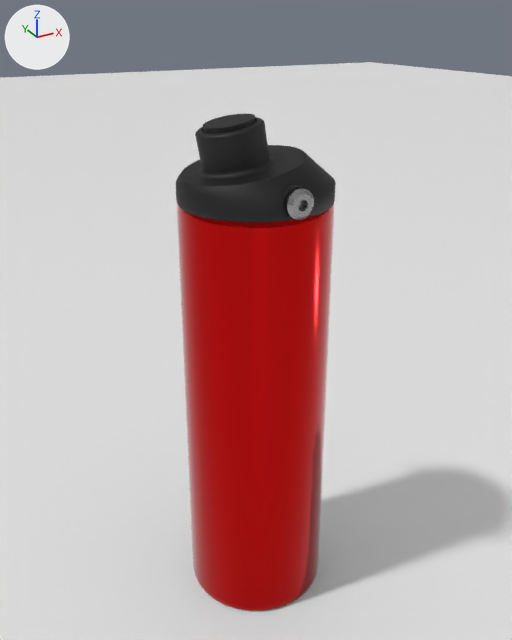
Two versions of the Blender file Render/Cormac Wilson/Render/Stanley Water Bottle.blend, one commit apart.
Both versions are drawn from a 50 mm lens placed at (-4.23, -7.7, 8.08), pointed at (0.06, 0.1, 4.19). Lighting does not change. The marker at upper left points along +X, +Y and +Z. The picture after the commit comes second.

Objects in the first picture: 'Bottle Body', 'Bottle Cap', 'Bottle Lid', 'Bottle Screws', 'Plane'.
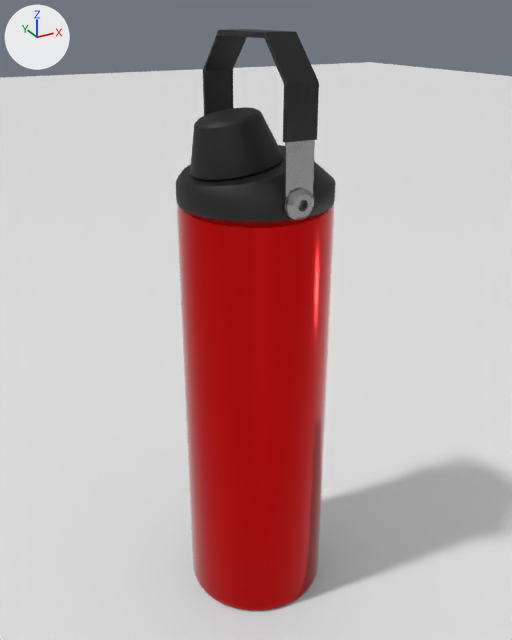
Changed parts and their boxes [x1, y1, x2, y2] in the pictures (512 x 640 px):
```json
{"object": "Bottle Handle", "change": "shown", "after": [203, 29, 319, 220]}
{"object": "Bottle Cap", "change": "reshaped", "before": [203, 114, 256, 133], "after": [190, 107, 283, 180]}
```

Scene script edits in JSON lines:
```json
{"block": "me_lid_001", "where": "# used by ob_bottle_cap; location = (0.0, 0.0, 14.83); scale = (2.25, 2.25, 1.0)"}
{"op": "remove", "block": "me_lid_001", "code": "me_lid_001.from_pydata(...)  # 64 vertices, 34 faces; spans x -0.299..0.002, y -0.128..0.133, z -8.306..-7.898"}
{"op": "add", "block": "me_lid_001", "code": "me_lid_001.from_pydata(...)  # 1472 vertices, 1442 faces; spans x -0.371..0.139, y -0.237..0.242, z -8.579..-7.828"}
{"block": "me_lid_001", "change": "me_lid_001 part 1: 64 vertices removed from x -0.299..0.002, y -0.128..0.133, z -8.306..-7.898; 1472 vertices added at x -0.371..0.139, y -0.237..0.242, z -8.579..-7.828"}
{"op": "remove", "block": "ob_bottle_handle", "code": "ob_bottle_handle.hide_set(True)"}
```
